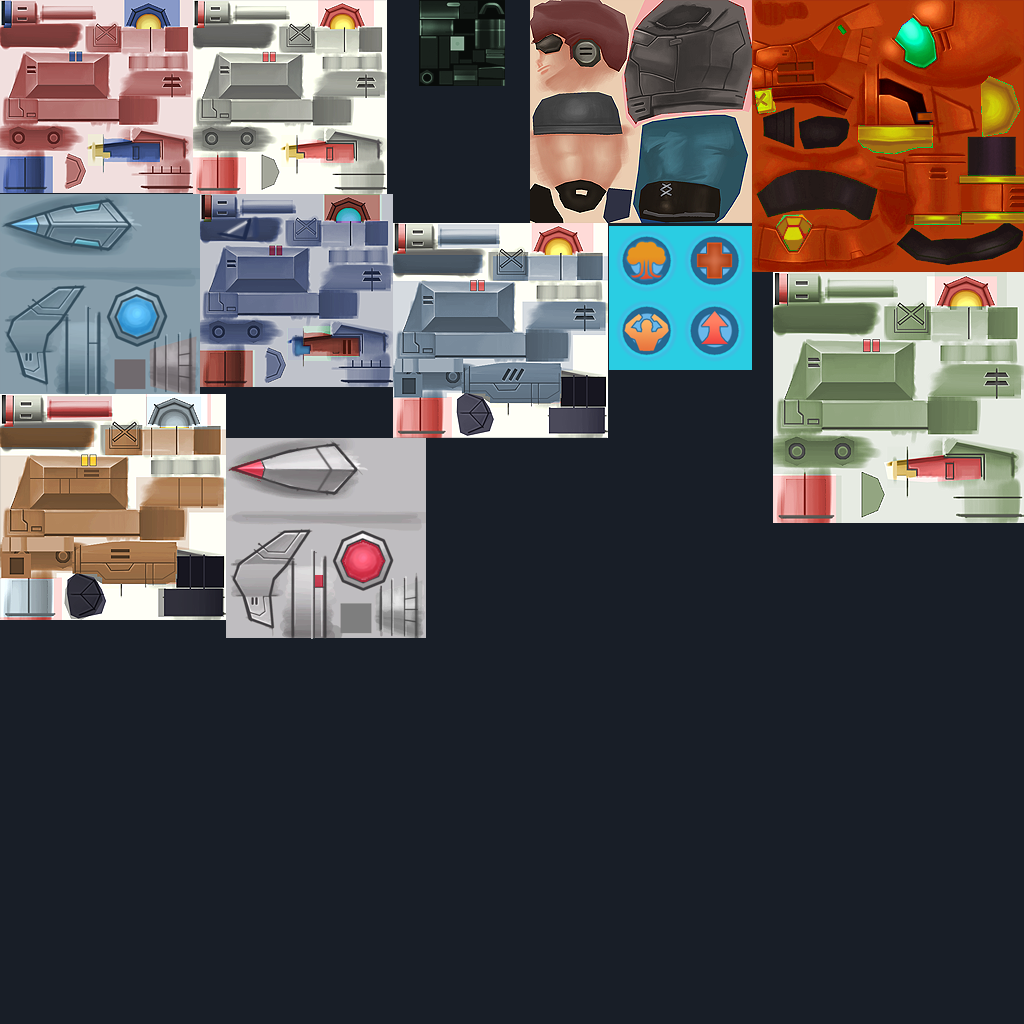
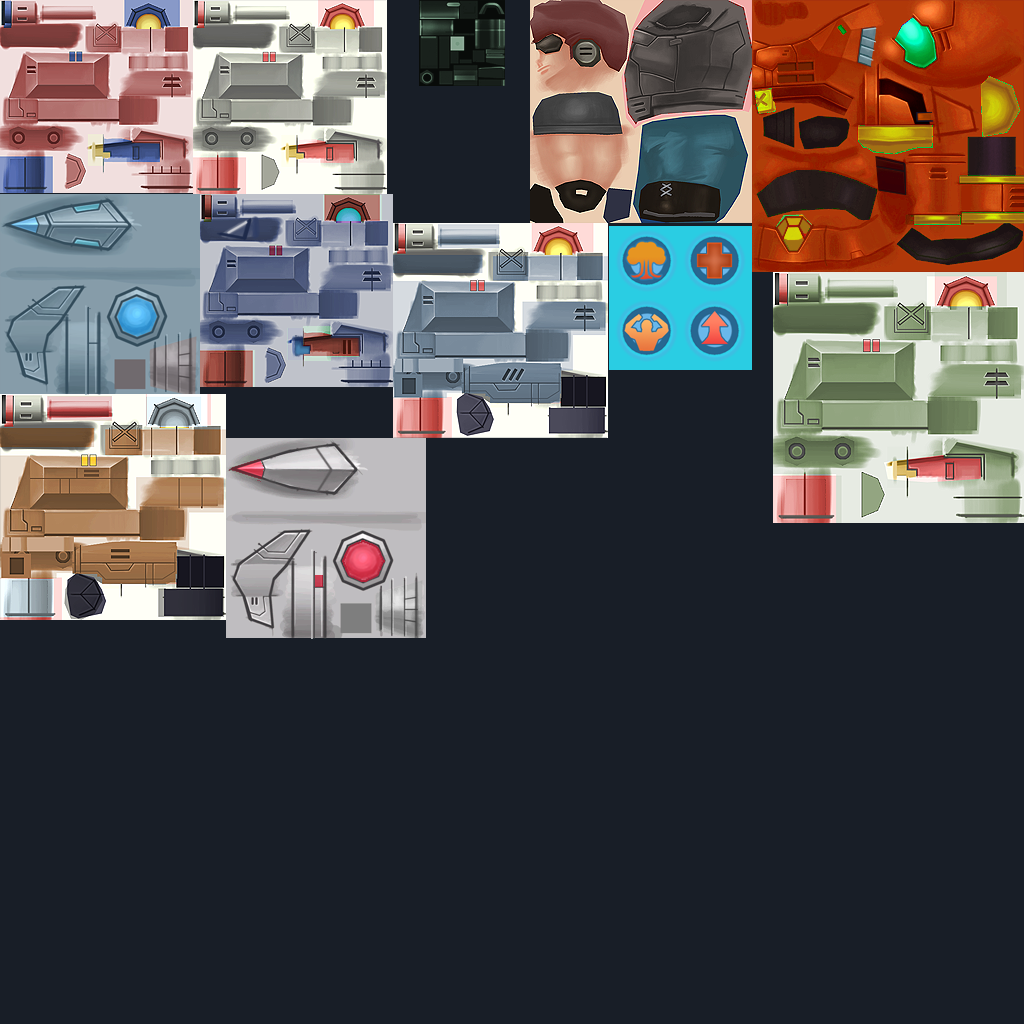
Layer changes from the first 1024px x 1024px image to the second:
added layer "Layer 14" above "Layer 15" over [875, 156, 907, 195]
added layer "Layer 15" above "Layer 5 copy 2" over [775, 26, 877, 252]
